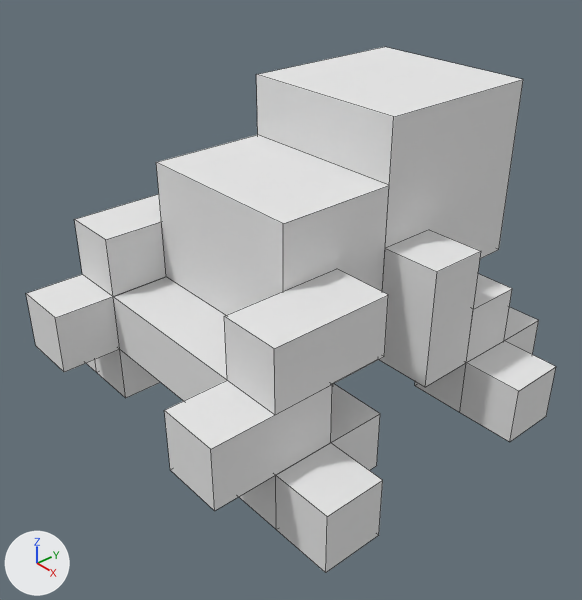
What one commit did to the Blender file mods/petz/petz/models/petz_frog.blend.
The view is the same before and after, from a 50 mm lens placed at (0.579, -0.511, 0.022), pointed at (0.043, -0.045, -0.387). The lights are fixed; the arrows at lower left show +X, +Y and +Z. Mesh edges are drawn as thin lines.

Before the edit, the objects in view are built like this:
```python
me_frog = bpy.data.meshes.new('frog')
me_frog.from_pydata(...)  # 168 vertices, 126 faces; spans x -0.188..0.25, y -0.5..-0.188, z -0.188..0.25
me_frog.materials.append(mat_none)  # its picture is missing
# before: 114 (0.125, -0.188, 0.0) at pixel (393, 116), 115 (0.125, -0.188, -0.188) at pixel (523, 79), 118 (-0.062, -0.188, 0.0) at pixel (256, 74), 119 (-0.062, -0.188, -0.188) at pixel (384, 46)
ob_frog = bpy.data.objects.new('frog', me_frog)
ob_frog.location = (0.0, 0.0, 0.0)
ob_frog.rotation_euler = (1.571, 0.0, 0.0)  # degrees (90, 0, 0)
```
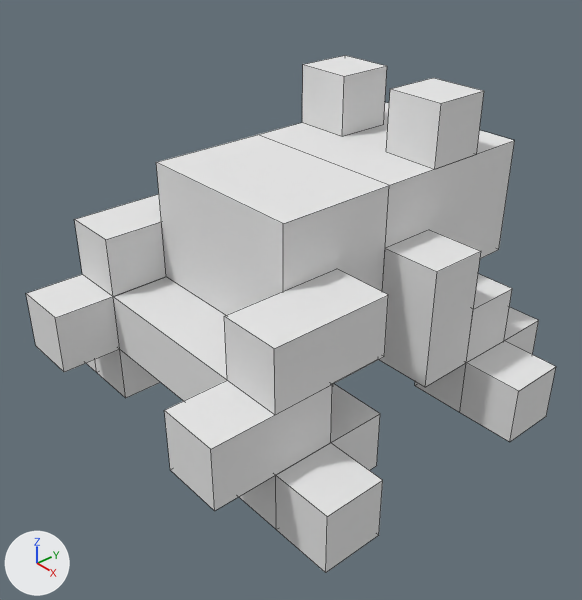
Where the change shows, as pixel boxes [x1, y1, x2, y2] in the pictures (582 x 600 px; the box of a moved part takes in the faces that stretch with it):
'frog', reshaped
    before: [26, 47, 556, 573]
    after: [26, 55, 556, 573]
part 1 of me_frog, added
    after: [302, 55, 387, 136]
part 2 of me_frog, added
    after: [386, 78, 484, 169]
part 3 of me_frog, moved or reshaped
    before: [256, 47, 523, 259]
    after: [258, 102, 515, 259]

Edits to the bpy script that builds the scene:
```text
Change me_frog:
    where me_frog.from_pydata(...)  # 168 vertices, 126 faces; spans x -0.188..0.25, y -0.5..-0.188, z -0.188..0.25
    used by ob_frog; location = (0.0, 0.0, 0.0); rotation_euler = (1.571, 0.0, 0.0), in degrees (90, 0, 0)
    verts and faces of me_frog; kept vertices keep their numbers, new ones are numbered from 168
    me_frog part 1: a new loose piece, a box spanning x -0.063..0.0, y -0.25..-0.188, z -0.125..-0.062, in mat_none (its picture is missing)
    me_frog part 2: a new loose piece, a box spanning x 0.062..0.125, y -0.25..-0.188, z -0.125..-0.062, in mat_none (its picture is missing)
    me_frog part 3
    add verts[114] = (0.125, -0.25, 0.0)  # moved, pixel (389, 185)
    add verts[115] = (0.125, -0.25, -0.187)  # moved, pixel (514, 140)
    add verts[118] = (-0.063, -0.25, 0.0)  # moved, pixel (257, 134)
    add verts[119] = (-0.063, -0.25, -0.187)  # moved
    add verts[168] = (-0.204, -0.25, -0.125)
    add verts[169] = (-0.204, -0.188, -0.125)
    add verts[170] = (-0.207, -0.25, -0.187)
    add verts[171] = (-0.207, -0.188, -0.187)
    add verts[172] = (-0.141, -0.25, -0.125)
    add verts[173] = (-0.141, -0.188, -0.125)
    add verts[174] = (-0.144, -0.25, -0.187)
    add verts[175] = (-0.144, -0.188, -0.187)
```
